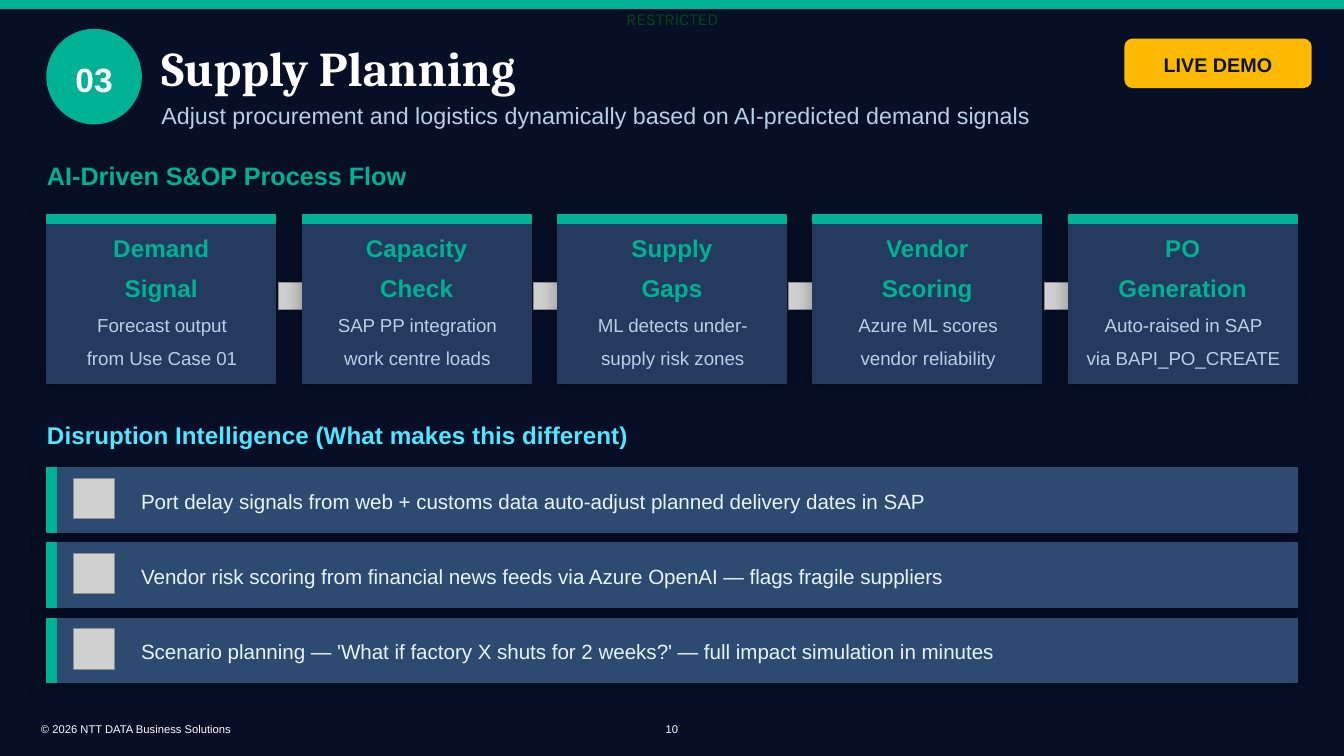
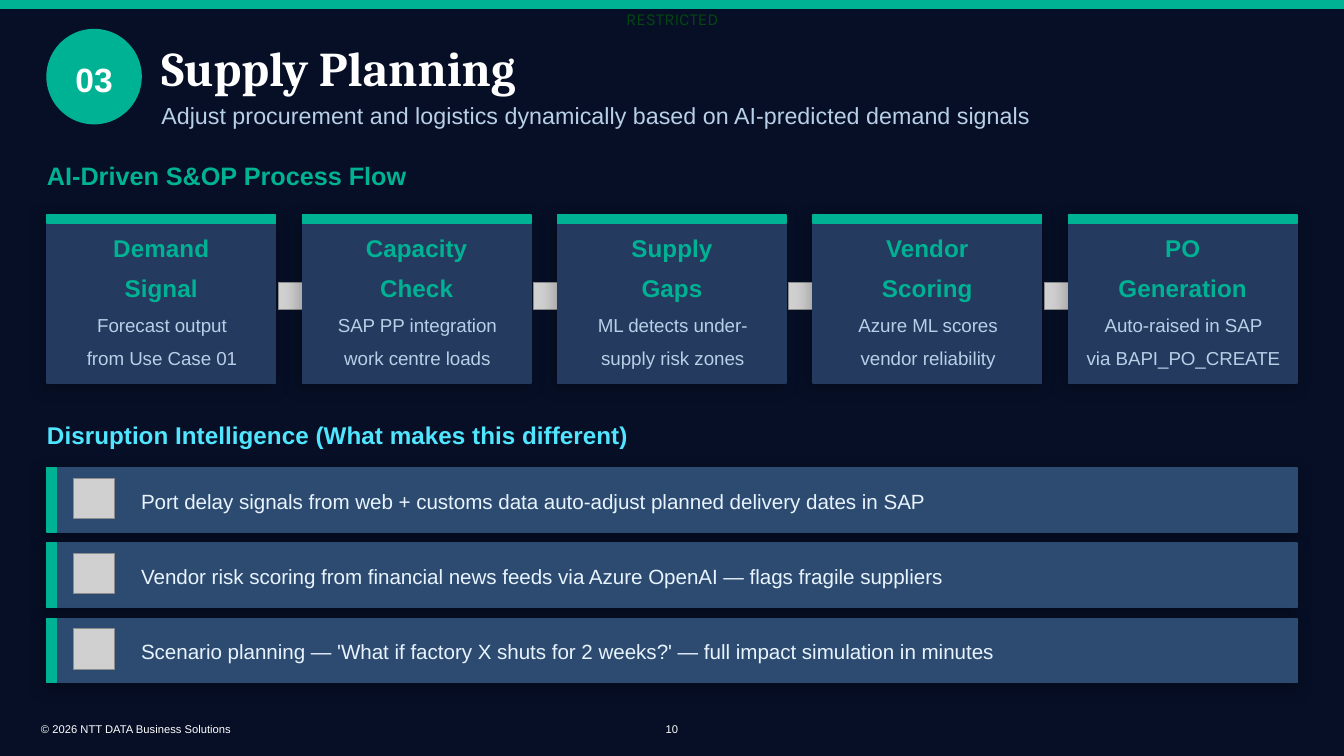
Before and after one commit to bhartiya75/ntt, a slide deck: slide 10 of backend/generated_ppts/NDBS_SAP_Supply_Chain_AI_v2.0.pptx. Drawn at 1344x756 pixels with LibreOffice and Linux fonts; fonts in the diff are those of the drawing; grey boxes stand for pictures; background and template pictures are left out. Boxes give left, top, right and bottom in pixels: in the first picture for what was removed or moved away, otherwise in the second. Text is boxed around its words. In the diff, an @@ line names an element or a change of style, - is before the commit and + after.

```diff
--- a/backend/generated_ppts/NDBS_SAP_Supply_Chain_AI_v2.0.pptx
+++ b/backend/generated_ppts/NDBS_SAP_Supply_Chain_AI_v2.0.pptx
@@ rounded rectangle removed at [1124,38,1312,88] @@
-LIVE DEMO
```
Also in this commit, not shown: 12 other slides changed, 1 other file.
